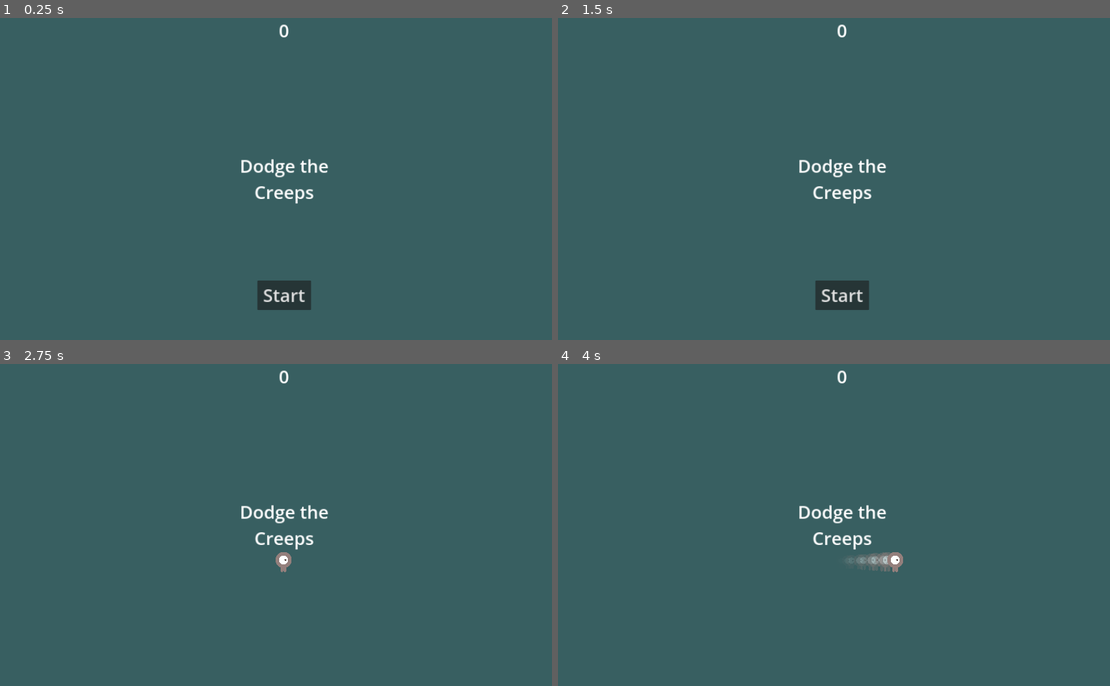
Above: before the commit, frames 1-4 (two rows, left to right).
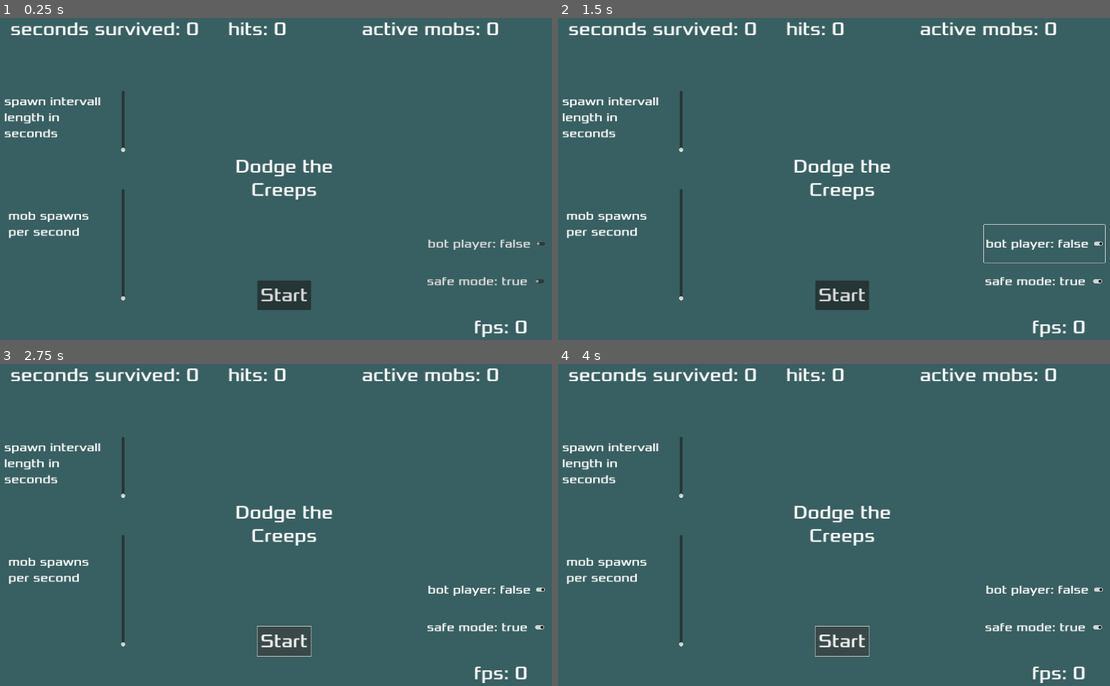
Above: after the commit, the same moments.

Repository: franziskusz/dodge-gds
Game: Godot game, scene res://Main.tscn
The game is run twice, just before and just after one commit, with the same random seed, the same clock (stepped at 60 frames per second) and the same inputs.
Inputs (mouse positions are in pixels of both pictures, inside the frame that each line leads up to):
- Up to frame 1 (0.25 s): no input
- Up to frame 2 (1.5 s): click (1043, 282) at 0.5 s, where only the run after the commit has a clickable "safe mode: true"; click (1043, 243) at 1.25 s, where only the run after the commit has a clickable "bot player: false"
- Up to frame 3 (2.75 s): click "Start" at 2 s
- Up to frame 4 (4 s): click (839, 640) at 2.75 s, where only the run after the commit has a clickable "Start"; tap Enter at 3.5 s; hold D (move_right) from 3.53 s (still down)

The runs differ from the first frame. In frame 1, 4.2% of the frame differs, in the area x 0-99%, y 1-100%; in frame 2, 4.4%; in frame 3, 4.4%; in frame 4, 4.7%.
Error in both runs: Invalid access to property or key 'safe_mode_switch' on a base object of type 'CanvasLayer (HUD.gd)'. (res://Main.gd:155)

Commit message:
WIP update HUD.tscn

Diff:
--- a/HUD.tscn
+++ b/HUD.tscn
@@ -1,6 +1,8 @@
 [gd_scene load_steps=4 format=3 uid="uid://ccqoreueuxdb7"]
 
 [ext_resource type="Script" path="res://HUD.gd" id="1"]
+
+[ext_resource type="FontFile" uid="uid://df1xud6jy5gly" path="res://fonts/Xolonium-Regular.ttf" id="1_poxll"]
 
 [sub_resource type="InputEventAction" id="InputEventAction_fopy7"]
 action = &"start_game"
@@ -14,11 +16,47 @@
 [node name="ScoreLabel" type="Label" parent="."]
 anchors_preset = 10
 anchor_right = 1.0
+offset_left = 42.0
+offset_right = -1212.0
 offset_bottom = 78.0
 grow_horizontal = 2
+theme_override_fonts/font = ExtResource("1_poxll")
 theme_override_font_sizes/font_size = 60
-text = "0"
-horizontal_alignment = 1
+text = "seconds survived: 0"
+
+[node name="HitLabel" type="Label" parent="."]
+anchors_preset = 10
+anchor_right = 1.0
+offset_left = 772.0
+offset_right = -758.0
+offset_bottom = 78.0
+grow_horizontal = 2
+theme_override_fonts/font = ExtResource("1_poxll")
+theme_override_font_sizes/font_size = 60
+text = "hits: 0"
+
+[node name="FramesLabel" type="Label" parent="."]
+anchors_preset = 10
+anchor_right = 1.0
+offset_left = 1596.0
+offset_top = 1000.0
+offset_right = -102.0
+offset_bottom = 1078.0
+grow_horizontal = 2
+theme_override_fonts/font = ExtResource("1_poxll")
+theme_override_font_sizes/font_size = 60
+text = "fps: 0"
+
+[node name="MobLabel" type="Label" parent="."]
+anchors_preset = 10
+anchor_right = 1.0
+offset_left = 1220.0
+offset_right = -12.0
+offset_bottom = 78.0
+grow_horizontal = 2
+theme_override_fonts/font = ExtResource("1_poxll")
+theme_override_font_sizes/font_size = 60
+text = "active mobs: 0"
 
 [node name="MessageLabel" type="Label" parent="."]
 anchors_preset = 14
@@ -29,6 +67,7 @@
 offset_bottom = 79.5
 grow_horizontal = 2
 grow_vertical = 2
+theme_override_fonts/font = ExtResource("1_poxll")
 theme_override_font_sizes/font_size = 60
 text = "Dodge the
 Creeps"
@@ -46,12 +85,110 @@
 offset_bottom = -100.0
 grow_horizontal = 2
 grow_vertical = 0
+theme_override_fonts/font = ExtResource("1_poxll")
 theme_override_font_sizes/font_size = 60
 shortcut = SubResource("4")
 text = "Start"
 
+[node name="StopButton" type="Button" parent="."]
+visible = false
+offset_left = 12.0
+offset_top = 988.0
+offset_right = 171.0
+offset_bottom = 1069.0
+theme_override_fonts/font = ExtResource("1_poxll")
+theme_override_font_sizes/font_size = 60
+text = "Stop"
+
 [node name="MessageTimer" type="Timer" parent="."]
 one_shot = true
 
-[connection signal="pressed" from="StartButton" to="." method="_on_StartButton_pressed"]
-[connection signal="timeout" from="MessageTimer" to="." method="_on_MessageTimer_timeout"]
+[node name="SafeModeSwitch" type="CheckButton" parent="."]
+offset_left = 1432.0
+offset_top = 820.0
+offset_right = 1838.0
+offset_bottom = 946.0
+theme_override_fonts/font = ExtResource("1_poxll")
+theme_override_font_sizes/font_size = 41
+text = "safe mode: true"
+expand_icon = true
+
+[node name="BotPlayerSwitch" type="CheckButton" parent="."]
+offset_left = 1435.0
+offset_top = 694.0
+offset_right = 1841.0
+offset_bottom = 820.0
+theme_override_fonts/font = ExtResource("1_poxll")
+theme_override_font_sizes/font_size = 41
+text = "bot player: false"
+expand_icon = true
+
+[node name="MobSpawnSlider" type="VSlider" parent="."]
+offset_left = 369.0
+offset_top = 574.0
+offset_right = 471.0
+offset_bottom = 948.0
+
+[node name="SliderLabel" type="Label" parent="MobSpawnSlider"]
+layout_mode = 1
+anchors_preset = 10
+anchor_right = 1.0
+offset_left = 105.0
+offset_top = 67.0
+offset_right = 166.0
+offset_bottom = 155.0
+grow_horizontal = 2
+theme_override_fonts/font = ExtResource("1_poxll")
+theme_override_font_sizes/font_size = 41
+
+[node name="SliderTextLabel" type="Label" parent="MobSpawnSlider"]
+layout_mode = 1
+anchors_preset = 10
+anchor_right = 1.0
+offset_left = -334.0
+offset_top = 64.0
+offset_right = -157.0
+offset_bottom = 169.0
+grow_horizontal = 2
+theme_override_fonts/font = ExtResource("1_poxll")
+theme_override_font_sizes/font_size = 41
+text = "mob spawns
+per second"
+
+[node name="SpawnIntervallSlider" type="VSlider" parent="."]
+offset_left = 369.0
+offset_top = 244.0
+offset_right = 471.0
+offset_bottom = 450.0
+
+[node name="SliderTextLabel" type="Label" parent="SpawnIntervallSlider"]
+layout_mode = 1
+anchors_preset = 10
+anchor_right = 1.0
+offset_left = -348.0
+offset_top = 10.0
+offset_right = -126.0
+offset_bottom = 115.0
+grow_horizontal = 2
+theme_override_fonts/font = ExtResource("1_poxll")
+theme_override_font_sizes/font_size = 41
+text = "spawn intervall
+length in
+seconds"
+
+[node name="SliderNumberLabel" type="Label" parent="SpawnIntervallSlider"]
+layout_mode = 1
+anchors_preset = 10
+anchor_right = 1.0
+offset_left = 95.0
+offset_top = 23.0
+offset_right = 137.0
+offset_bottom = 91.0
+grow_horizontal = 2
+theme_override_fonts/font = ExtResource("1_poxll")
+theme_override_font_sizes/font_size = 41
+
+[connection signal="pressed" from="StartButton" to="." method="on_start_button_pressed"]
+[connection signal="pressed" from="StopButton" to="." method="on_stop_button_pressed"]
+[connection signal="timeout" from="MessageTimer" to="." method="on_message_timer_timeout"]
+[connection signal="pressed" from="SafeModeSwitch" to="." method="on_safe_mode_switch"]
